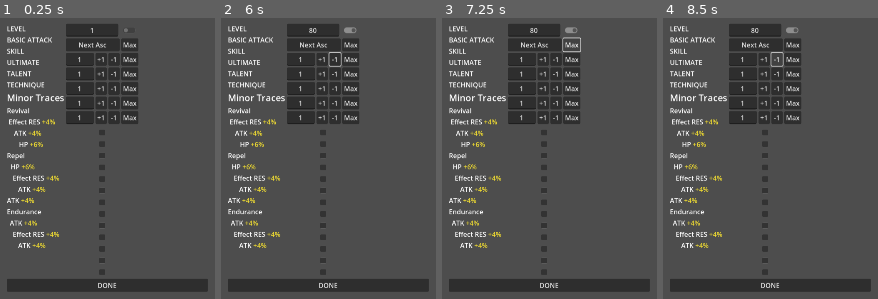
Above: before the commit, frames 1-4 (left to right).
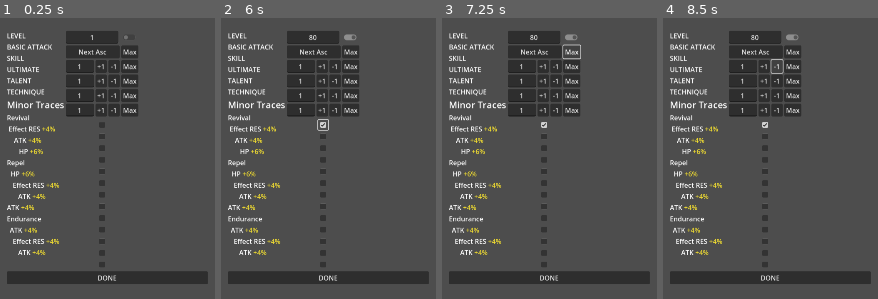
Above: after the commit, the same moments.

Repository: Rydahhhhhh/HoyoPlanner
Game: Godot game, scene res://Scenes/Character Planner Menu/character_planner_menu.tscn
The game is run twice, just before and just after one commit, with the same random seed, the same clock (stepped at 60 frames per second) and the same inputs.
Inputs (mouse positions are in pixels of both pictures, inside the frame that each line leads up to):
- Up to frame 1 (0.25 s): no input
- Up to frame 2 (6 s): click "DONE" at 0.5 s; click "DONE" at 1.25 s; click "Next Asc" at 2 s; click "Next Asc" at 2.75 s; click "Max" at 3.5 s; click "+1" at 4.25 s; click "-1" at 5 s; click (324, 124) at 5.77 s
- Up to frame 3 (7.25 s): click "Max" at 6.5 s
- Up to frame 4 (8.5 s): click "+1" at 7.25 s; click "-1" at 8 s

The runs differ from the first frame. In frame 1, 16% of the frame differs, in the area x 3-97%, y 2-98%; in frame 2, 17%; in frame 3, 16%; in frame 4, 17%.
Error in both runs: Assertion failed. (res://Scenes/Character)

Commit message:
Removed technique row

Diff:
--- a/Scenes/Character Planner Menu/sr_input_column.tscn
+++ b/Scenes/Character Planner Menu/sr_input_column.tscn
@@ -29,10 +29,6 @@
 layout_mode = 2
 
 [node name="TalentLevel" parent="." instance=ExtResource("3_b5nwk")]
-unique_name_in_owner = true
-layout_mode = 2
-
-[node name="TechniqueLevel" parent="." instance=ExtResource("3_b5nwk")]
 unique_name_in_owner = true
 layout_mode = 2
 
--- a/Scenes/Character Planner Menu/sr_label_column.tscn
+++ b/Scenes/Character Planner Menu/sr_label_column.tscn
@@ -65,15 +65,6 @@
 horizontal_alignment = 1
 vertical_alignment = 1
 
-[node name="TechniqueLabel" type="Label" parent="."]
-custom_minimum_size = Vector2(0, 31)
-layout_mode = 2
-size_flags_horizontal = 0
-theme_override_fonts/font = SubResource("SystemFont_xckqa")
-text = "TECHNIQUE"
-horizontal_alignment = 1
-vertical_alignment = 1
-
 [node name="Minor Traces" type="RichTextLabel" parent="."]
 custom_minimum_size = Vector2(0, 23)
 layout_mode = 2
